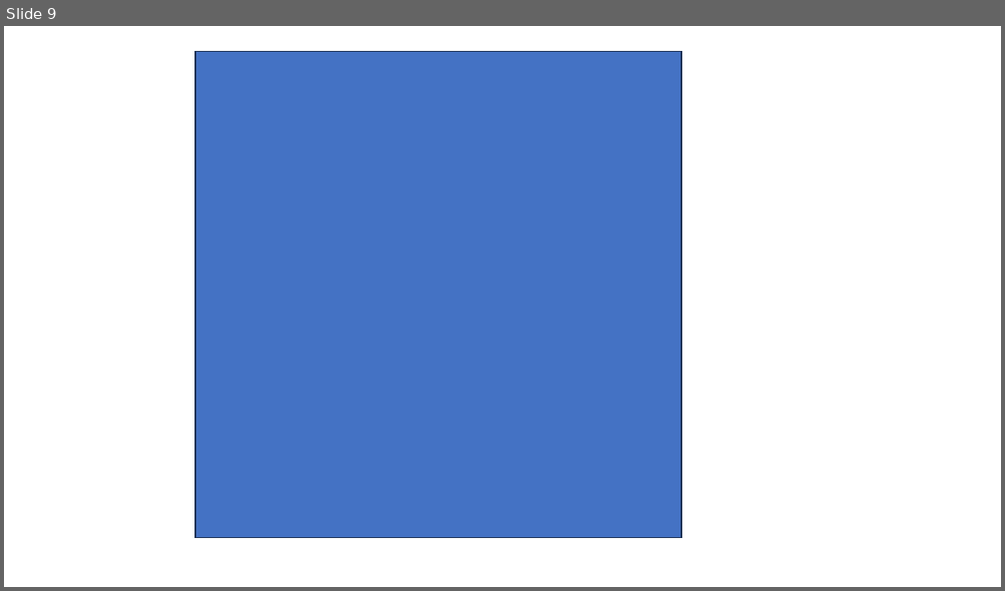
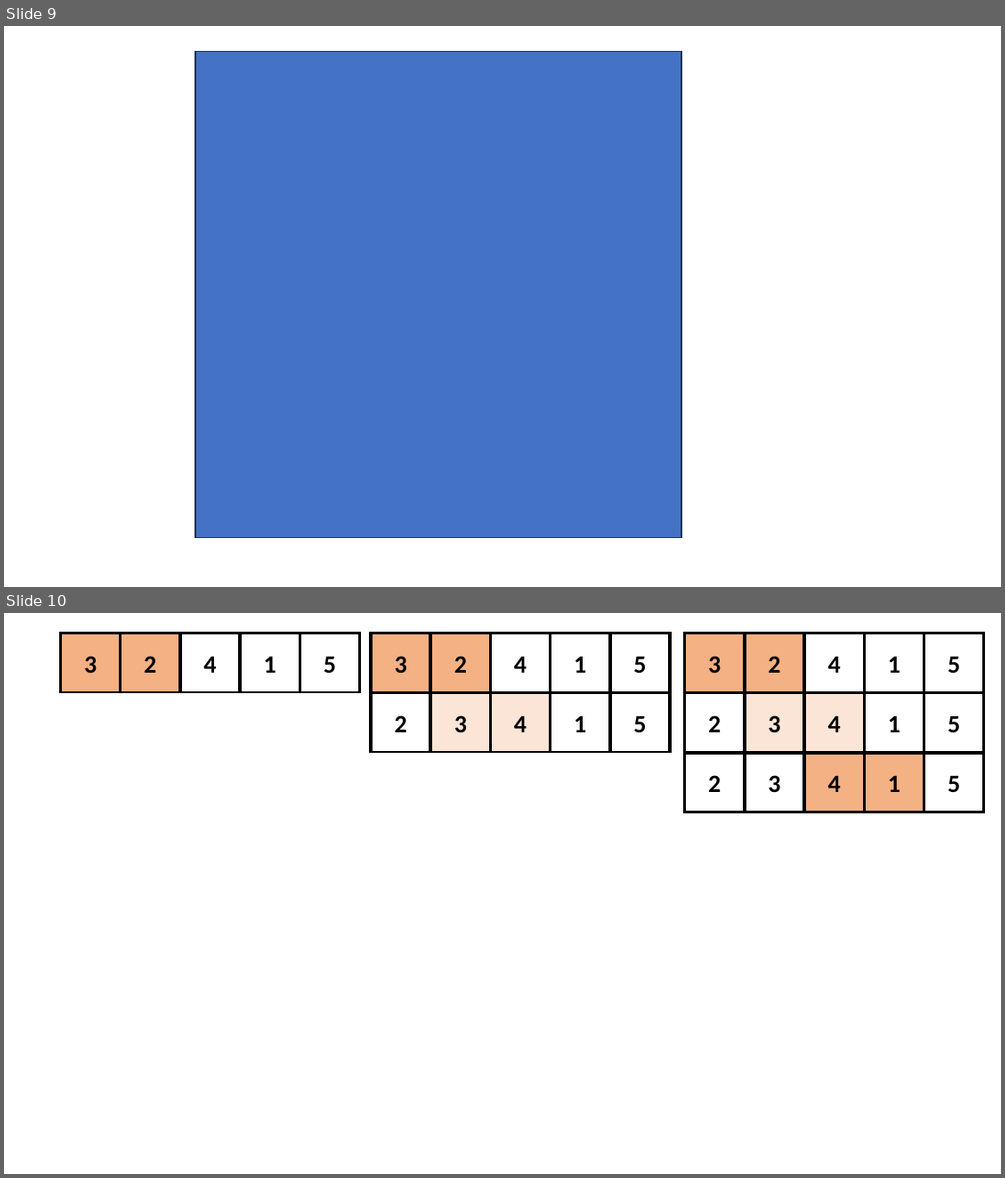
Before and after one commit to qguo7749/SSL_teaching, a slide deck: assets/Symbols.pptx. Shown one above the other, each under a label of ours: slide 9 before the commit, slides 9 and 10 after it. The pictures are 1005x591 and 1005x1178 pixels, drawn with LibreOffice and Linux fonts; fonts in the diff are those of the drawing. Boxes give left, top, right and bottom in pixels: in the first picture for what was removed or moved away, otherwise in the second. Text is boxed around its words. In the diff, an @@ line names an element or a change of style, - is before the commit and + after.

```diff
--- a/assets/Symbols.pptx
+++ b/assets/Symbols.pptx
@@ slide 10 added at <box>4,613,1001,1174</box>, background #FFFFFF @@
@@ group added at <box>61,633,360,1118</box>: 13 rectangles @@
+3
+2
+4
+1
+5
@@ group added at <box>372,633,671,1118</box>: 16 rectangles @@
+3
+2
+4
+1
+5
+2
+3
+4
+1
+5
@@ group added at <box>685,633,984,1118</box>: 16 rectangles @@
+3
+2
+4
+1
+5
+2
+3
+4
+1
+5
+2
+3
+4
+1
+5
```
Also in this commit, not shown: 1 other slide added, 6 other files.
